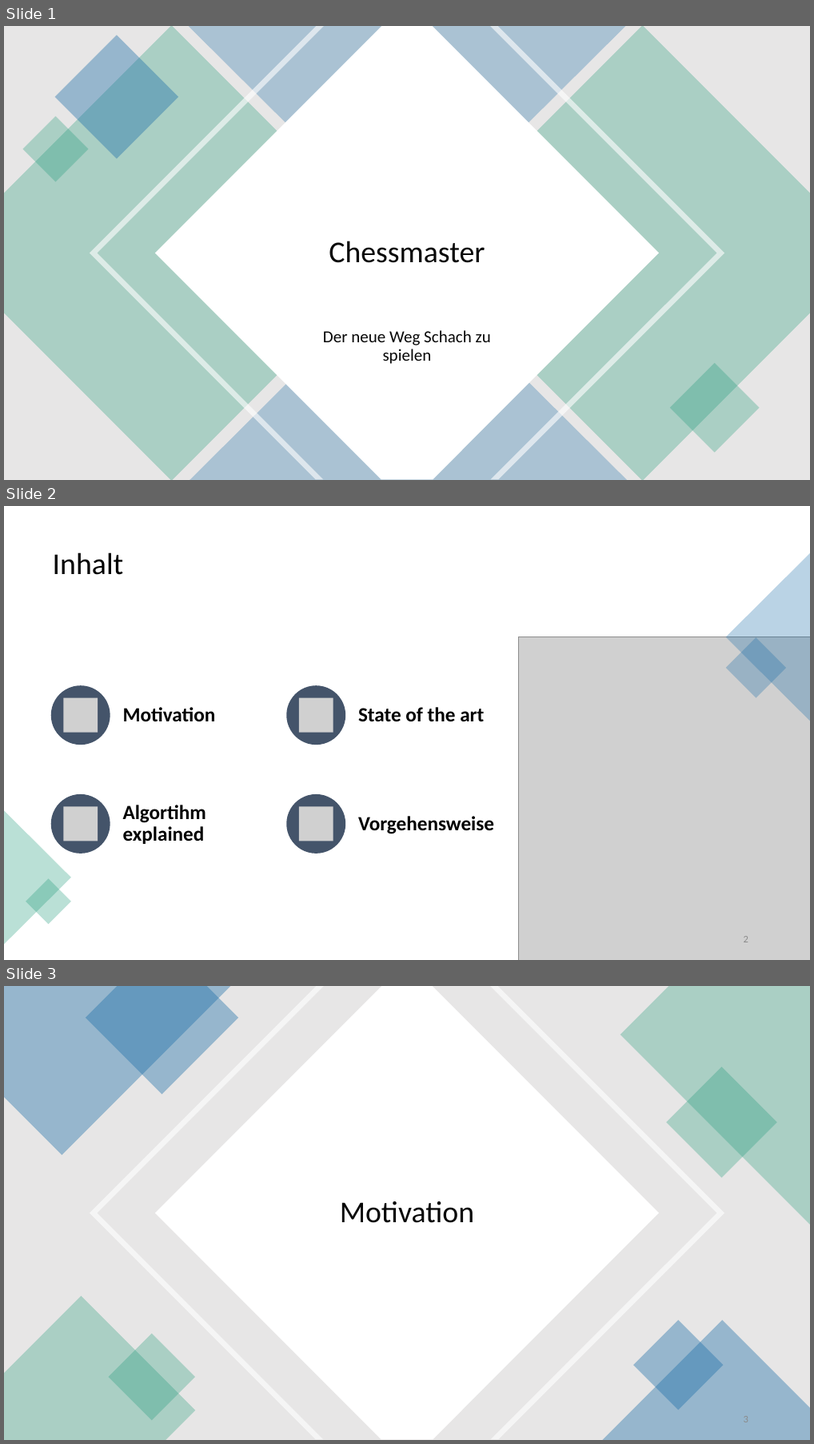
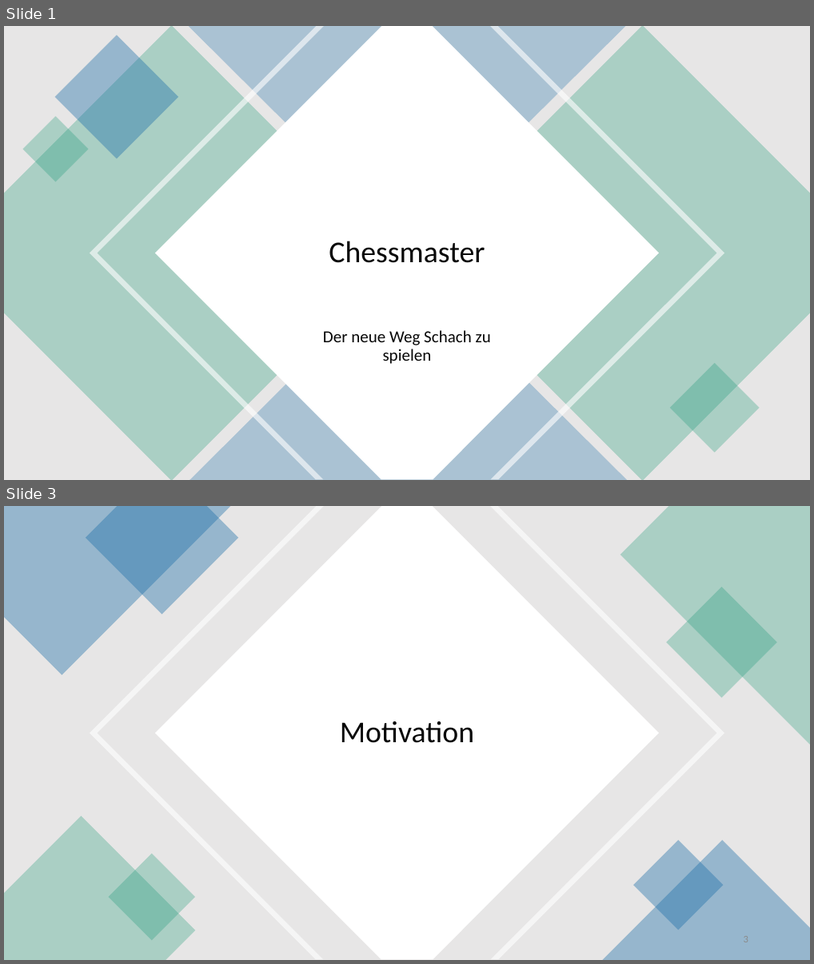
Before and after one commit to Brebeck-Jan/chessmaster, a slide deck: Präsentationen/Zwischen_Präse/Chessmaster_Zwischenpräsentation.pptx. Shown one above the other, each under a label of ours: slides 1, 2 and 3 before the commit, slides 1 and 3 after it; the slides between them are not shown. The pictures are 814x1444 and 814x964 pixels, drawn with LibreOffice and Linux fonts; fonts in the diff are those of the drawing; grey boxes stand for pictures. Boxes give left, top, right and bottom in pixels: in the first picture for what was removed or moved away, otherwise in the second. Text is boxed around its words. In the diff, an @@ line names an element or a change of style, - is before the commit and + after.

```diff
--- a/Präsentationen/Zwischen_Präse/Chessmaster_Zwischenpräsentation.pptx
+++ b/Präsentationen/Zwischen_Präse/Chessmaster_Zwischenpräsentation.pptx
@@ slide 2 removed at <box>4,506,810,960</box>, background #FFFFFF @@
@@ title removed at <box>53,552,124,575</box> @@
-Inhalt
@@ triangle removed at <box>726,553,810,720</box> @@
@@ picture removed at <box>519,636,810,960</box> @@
@@ rectangle removed at <box>726,637,787,698</box> @@
@@ triangle removed at <box>4,810,71,944</box> @@
@@ group removed at <box>51,686,494,853</box>: 4 ellipses, 4 pictures, 4 texts @@
-Motivation
-State of the art
-Algortihm explained
-Vorgehensweise
@@ rectangle removed at <box>26,878,71,924</box> @@
@@ page number removed at <box>744,936,749,942</box> @@
-2
```
Also in this commit, not shown: 9 slides added, 2 other slides removed.
